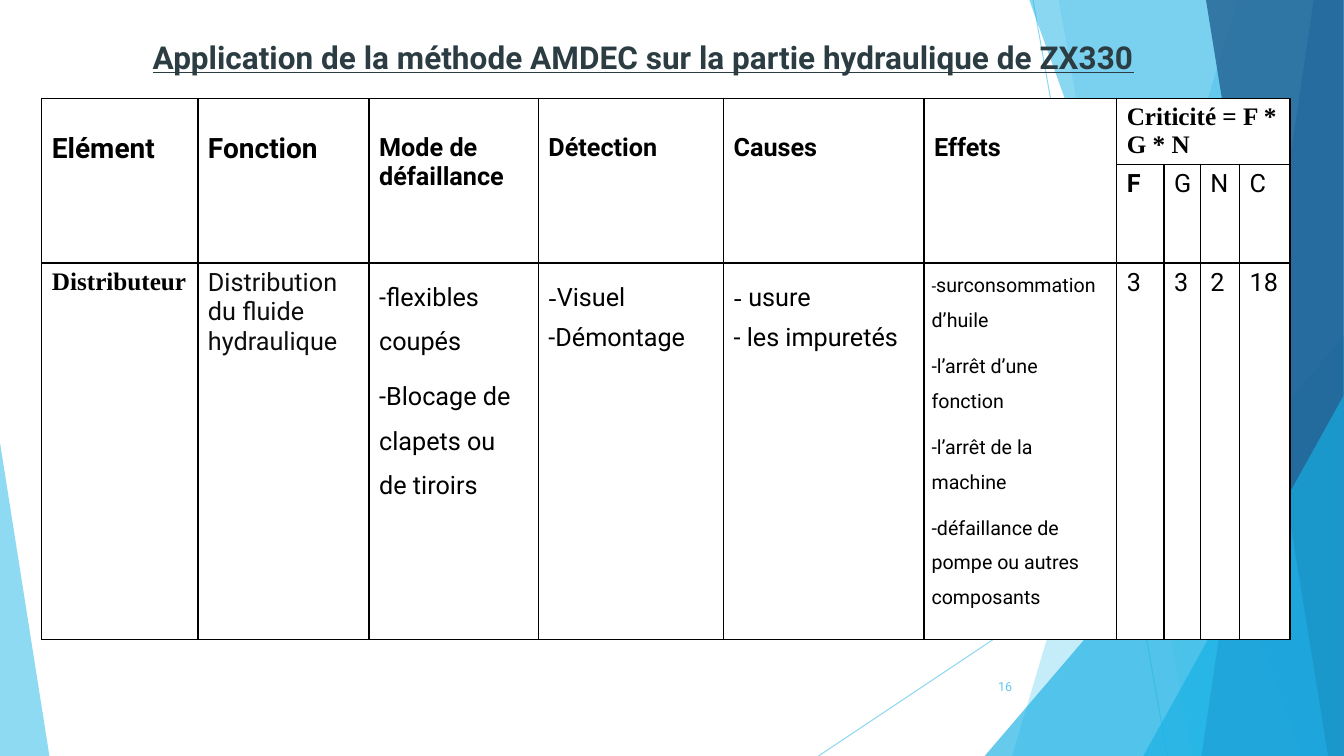
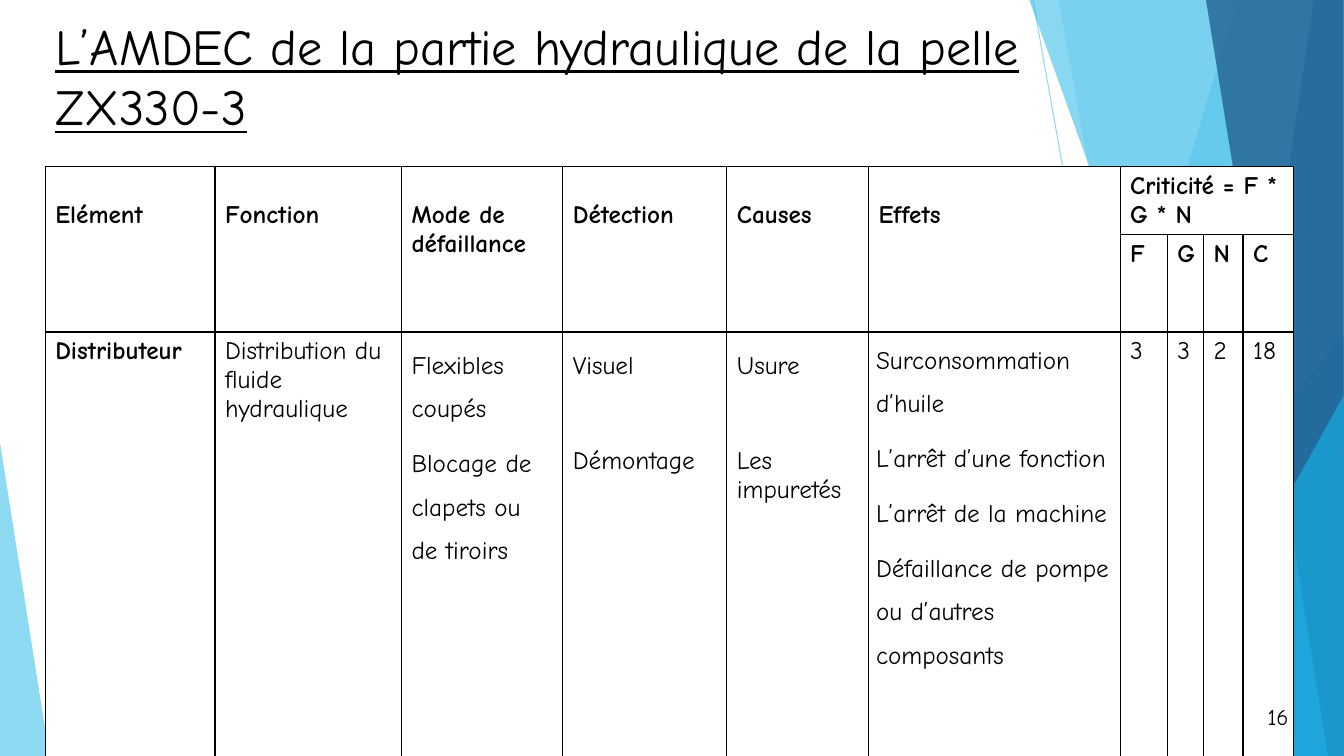
Before and after one commit to OussamaTeyib/PFE, a slide deck: slide 16 of Présentation.pptx. Drawn at 1344x756 pixels with LibreOffice and Linux fonts; fonts in the diff are those of the drawing. Boxes give left, top, right and bottom in pixels: in the first picture for what was removed or moved away, otherwise in the second. Text is boxed around its words. In the diff, an @@ line names an element or a change of style, - is before the commit and + after.

```diff
--- a/Présentation.pptx
+++ b/Présentation.pptx
@@ title at [55,29,1018,133]: text changed; size 22.5 to 36 pt; font Roboto to Comic Neue; text colour #2C3C43 to #000000; bold off @@
-    Application de la méthode AMDEC sur la partie hydraulique de ZX330
+L’AMDEC de la partie hydraulique de la pelle ZX330-3
@@ table at [45,166,1295,731] @@
-row 3: Distributeur | Distribution du fluide hydraulique | -flexibles coupés / -Blocage de clapets ou de tiroirs | -Visuel / -Démontage | - usure / - les impuretés | -surconsommation d’huile / -l’arrêt d’une fonction / -l’arrêt de la machine / -défaillance de pompe ou autres composants | 3 | 3 | 2 | 18
+row 3: Distributeur | Distribution du fluide hydraulique | Flexibles coupés / Blocage de clapets ou de tiroirs | Visuel / Démontage | Usure / Les impuretés | Surconsommation d’huile / L’arrêt d’une fonction / L’arrêt de la machine / Défaillance de pompe ou d’autres composants | 3 | 3 | 2 | 18
@@ size 20 to 18 pt in "Elément", "Fonction" @@
@@ font Roboto to Comic Neue in "Elément", "Fonction", "Mode de défaillance", "Détection" and 11 more places @@
@@ font Times New Roman to Comic Neue in "Criticité = F * G * N", "Distributeur" @@
@@ bold on in "G", "N", "C" @@
@@ text colour #0D0D0D to #000000 in "Distribution du fluide hydraulique" @@
@@ table: place and size @@
-table at [42,98,1292,612]
+table at [45,166,1295,731]
@@ page number: place and size @@
-page number at [998,682,1012,691]
+page number at [1238,697,1318,737]
@@ page number at [1238,697,1318,737]: size 9 to 16 pt, font Roboto to Comic Neue, text colour #5FCBEF to #000000; alignment right to centre; fill none to #FFFFFF; outline none to #000000 1.5 pt @@
```
Also in this commit, not shown: 22 other slides changed, 1 slide added, 1 slide removed, 24 other files.
